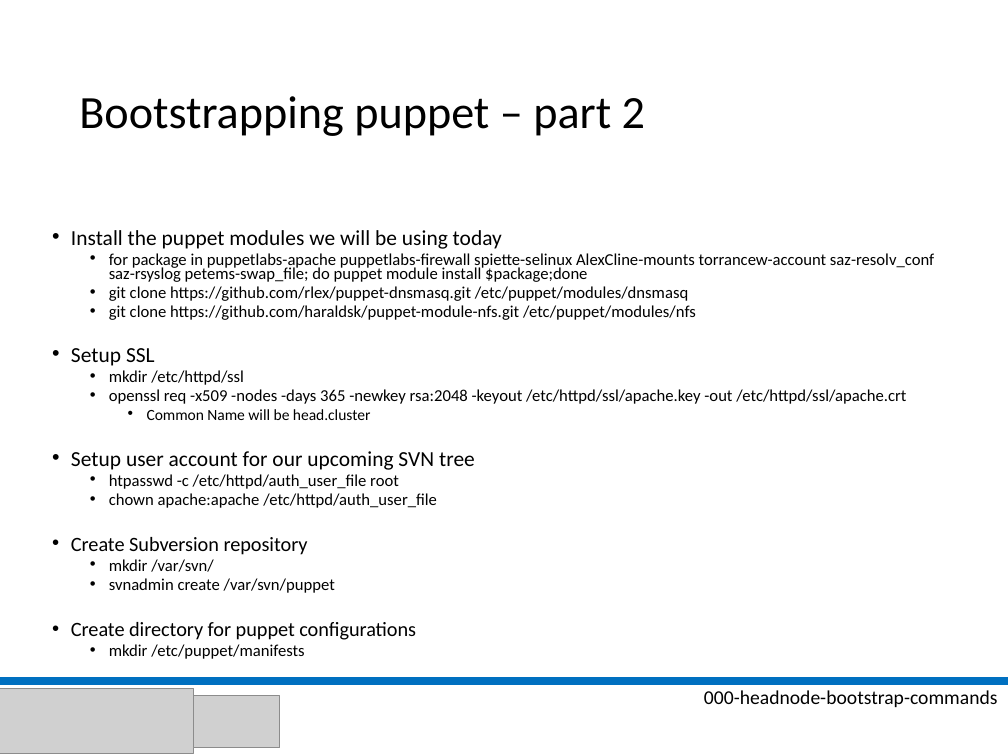
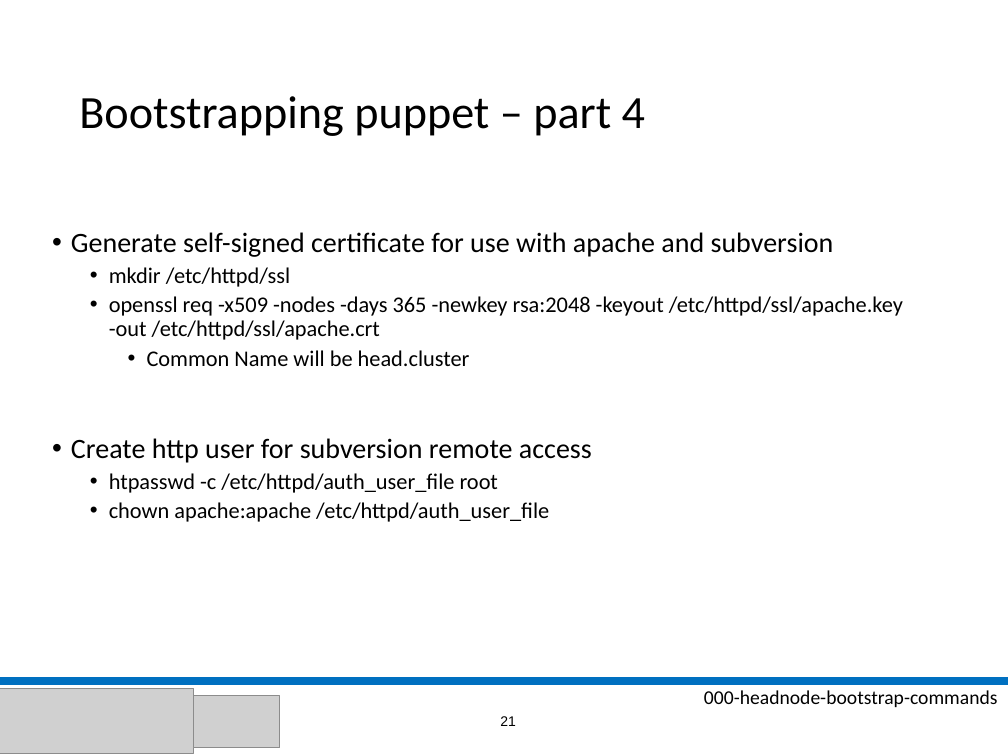
Before and after one commit to stephenlienharrell/build-a-cluster-presentation, a slide deck: slide 21 of Build-A-Cluster.pptx (slide 13 before the commit). Drawn at 1008x756 pixels with LibreOffice and Linux fonts; fonts in the diff are those of the drawing; grey boxes stand for pictures; background and template pictures are left out. Boxes give left, top, right and bottom in pixels: in the first picture for what was removed or moved away, otherwise in the second. Text is boxed around its words. In the diff, an @@ line names an element or a change of style, - is before the commit and + after.

```diff
--- a/Build-A-Cluster.pptx
+++ b/Build-A-Cluster.pptx
@@ title at box(79, 96, 645, 136): text changed @@
-Bootstrapping puppet – part 2
+Bootstrapping puppet – part 4
@@ text at box(71, 232, 834, 257): text changed; size 11.9 to 20 pt @@
-• Install the puppet modules we will be using today
-  • for package in puppetlabs-apache puppetlabs-firewall spiette-selinux AlexCline-mounts torrancew-account saz-resolv_conf saz-rsyslog petems-swap_file; do puppet module install $package;done
-  • git clone https://github.com/rlex/puppet-dnsmasq.git /etc/puppet/modules/dnsmasq
-  • git clone https://github.com/haraldsk/puppet-module-nfs.git /etc/puppet/modules/nfs
-• Setup SSL
+• Generate self-signed certificate for use with apache and subversion
@@ text at box(109, 267, 903, 522): size 11.9 to 16 pt in "mkdir /etc/httpd/ssl", "openssl req -x509 -nodes -days 365 -newkey ...", "htpasswd -c /etc/httpd/auth_user_file root", "chown apache:apache /etc/httpd/auth_user_file"; size 11.1 to 16 pt in "Common Name will be head.cluster"; line spacing 0.7 to 0.9 @@
@@ text at box(71, 438, 592, 463): text changed; size 15.3 to 20 pt @@
-• Setup user account for our upcoming SVN tree
+• Create http user for subversion remote access
@@ text at box(71, 537, 416, 659): paragraphs removed @@
-• Create Subversion repository
-  • mkdir /var/svn/
-  • svnadmin create /var/svn/puppet
-• Create directory for puppet configurations
-  • mkdir /etc/puppet/manifests
@@ page number added at box(500, 716, 516, 726), 10 pt, text #000000 @@
+21
```
Also in this commit, not shown: 40 other slides changed, 23 slides added, 7 slides removed, 28 other files.
